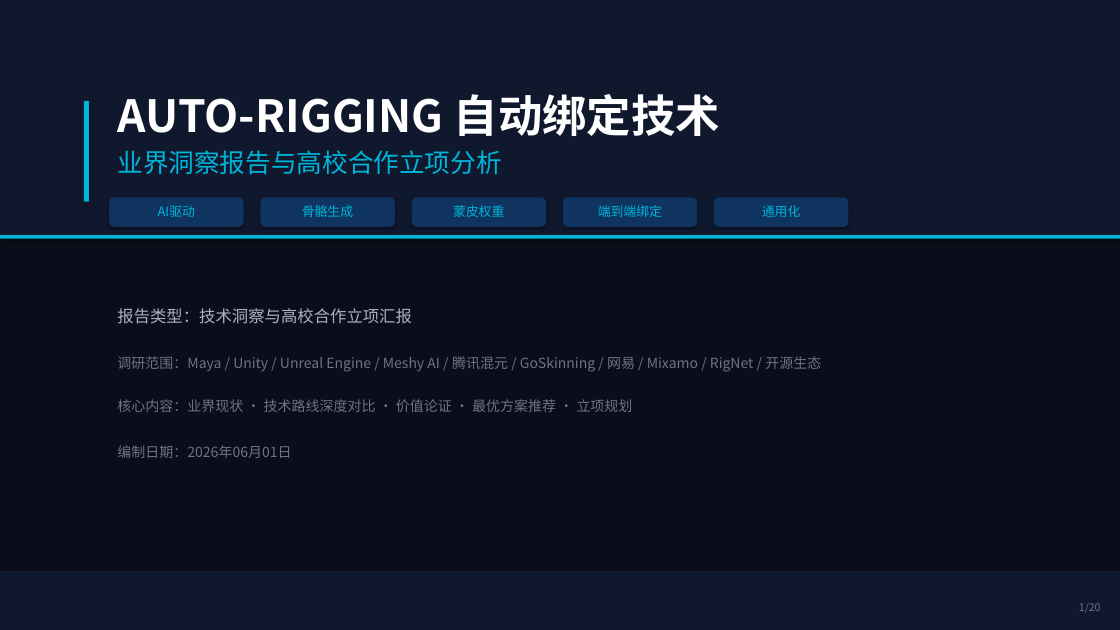
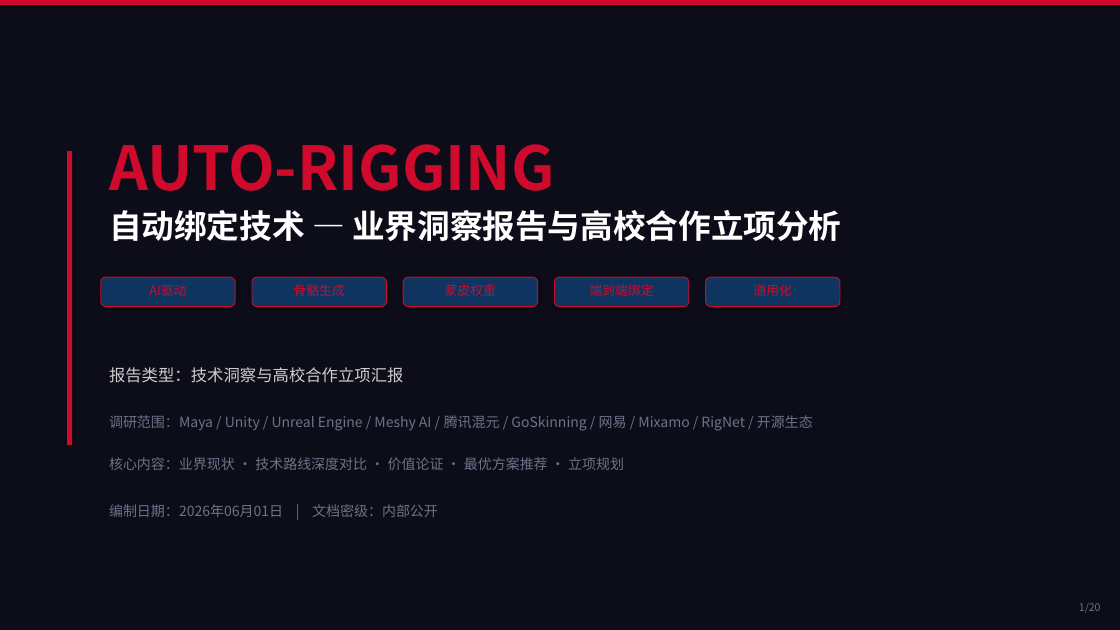
Before and after one commit to xhyha/insight, a slide deck: slide 1 of Auto-Rigging-Insight-Report.pptx. Drawn at 1120x630 pixels with LibreOffice and Linux fonts; fonts in the diff are those of the drawing. Boxes give left, top, right and bottom in pixels: in the first picture for what was removed or moved away, otherwise in the second. Text is boxed around its words. In the diff, an @@ line names an element or a change of style, - is before the commit and + after.

Commit message:
Update Auto-Rigging Report - Huawei visual style (v3)

```diff
--- a/Auto-Rigging-Insight-Report.pptx
+++ b/Auto-Rigging-Insight-Report.pptx
@@ background #0B0E1A to #0D0D1A @@
@@ rectangle removed at bbox=[0, 0, 1120, 235] @@
@@ rectangle added at bbox=[0, 0, 1120, 5], fill #CF0A2C @@
@@ rectangle removed at bbox=[84, 101, 89, 202] @@
@@ text at bbox=[109, 144, 554, 191]: text changed; size 38 to 52 pt; text colour #FFFFFF to #CF0A2C @@
-AUTO-RIGGING 自动绑定技术
+AUTO-RIGGING
@@ rectangle added at bbox=[67, 151, 72, 445], fill #CF0A2C @@
@@ rectangle removed at bbox=[0, 235, 1120, 239] @@
@@ text at bbox=[109, 210, 841, 241]: text changed; size 22 to 28 pt; text colour #00B4D8 to #FFFFFF; bold on @@
-业界洞察报告与高校合作立项分析
+自动绑定技术 — 业界洞察报告与高校合作立项分析
@@ 5 texts, 5 rounded rectangles: place and size @@
-5 texts, 5 rounded rectangles at bbox=[109, 197, 849, 227]
+5 texts, 5 rounded rectangles at bbox=[101, 277, 840, 307]
@@ text colour #00B4D8 to #CF0A2C in 5 elements at bbox=[149, 284, 186, 296], bbox=[445, 284, 496, 296], bbox=[753, 284, 792, 296], bbox=[293, 284, 344, 296], bbox=[589, 284, 653, 296] @@
@@ outline none to #CF0A2C 0.8 pt in 5 elements at bbox=[101, 277, 235, 307], bbox=[706, 277, 840, 307], bbox=[252, 277, 386, 307], bbox=[403, 277, 538, 307], bbox=[555, 277, 689, 307] @@
@@ text "报告类型：技术洞察与高校合作立项汇报": place and size @@
-text "报告类型：技术洞察与高校合作立项汇报" at bbox=[117, 308, 821, 458]
+text "报告类型：技术洞察与高校合作立项汇报" at bbox=[109, 367, 813, 517]
@@ text at bbox=[109, 367, 404, 383]: text colour #B0B0C0 to #CCCCCC in "报告类型：技术洞察与高校合作立项汇报" @@
@@ text at bbox=[109, 504, 438, 517]: text changed @@
-编制日期：2026年06月01日
+编制日期：2026年06月01日 | 文档密级：内部公开
@@ rectangle removed at bbox=[0, 571, 1120, 630] @@
```
Also in this commit, not shown: 19 other slides changed.
